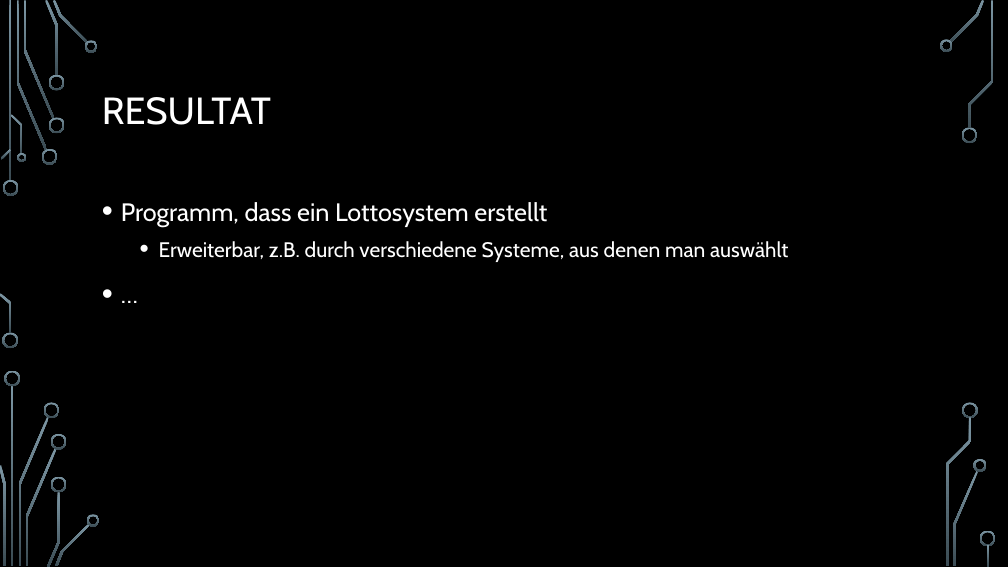
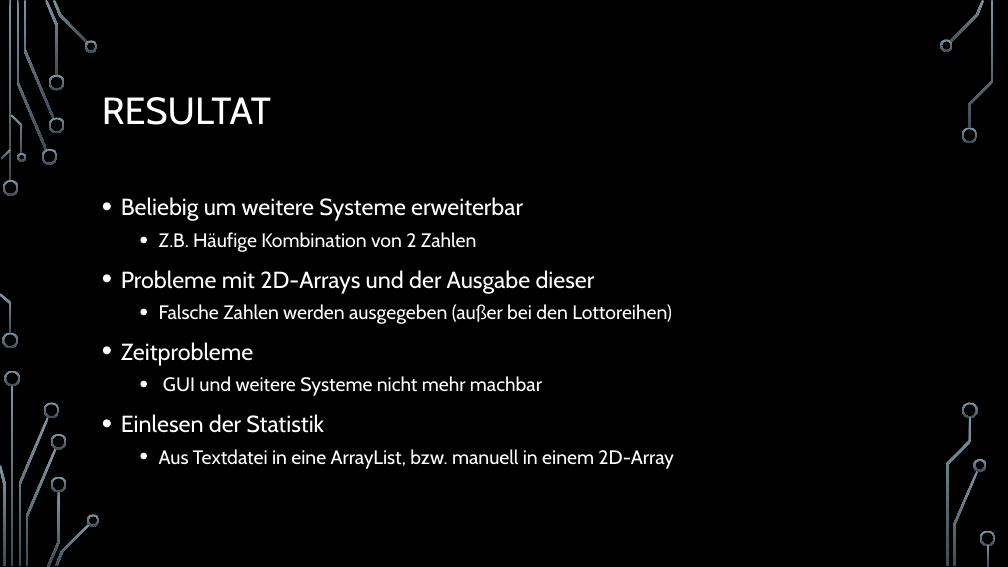
Before and after one commit to I4-Projektseminar-HHU-2017/i4-projekt-wissenstechnologien-lottogewinner-1, a slide deck: slide 10 of LottogewinnerPräsentation.pptx (slide 9 before the commit). Drawn at 1008x567 pixels with LibreOffice and Linux fonts; fonts in the diff are those of the drawing; background and template pictures are left out. Boxes give left, top, right and bottom in pixels: in the first picture for what was removed or moved away, otherwise in the second. Text is boxed around its words. In the diff, an @@ line names an element or a change of style, - is before the commit and + after.

```diff
--- a/LottogewinnerPräsentation.pptx
+++ b/LottogewinnerPräsentation.pptx
@@ text at [121,197,674,469]: text changed; size 20 to 18.5 pt @@
-• Programm, dass ein Lottosystem erstellt
-  • Erweiterbar, z.B. durch verschiedene Systeme, aus denen man auswählt
-• …
+• Beliebig um weitere Systeme erweiterbar
+  • Z.B. Häufige Kombination von 2 Zahlen
+• Probleme mit 2D-Arrays und der Ausgabe dieser
+  • Falsche Zahlen werden ausgegeben (außer bei den Lottoreihen)
+• Zeitprobleme
+  • GUI und weitere Systeme nicht mehr machbar
+• Einlesen der Statistik
+  • Aus Textdatei in eine ArrayList, bzw. manuell in einem 2D-Array
```
Also in this commit, not shown: 4 other slides changed, 1 slide added.
